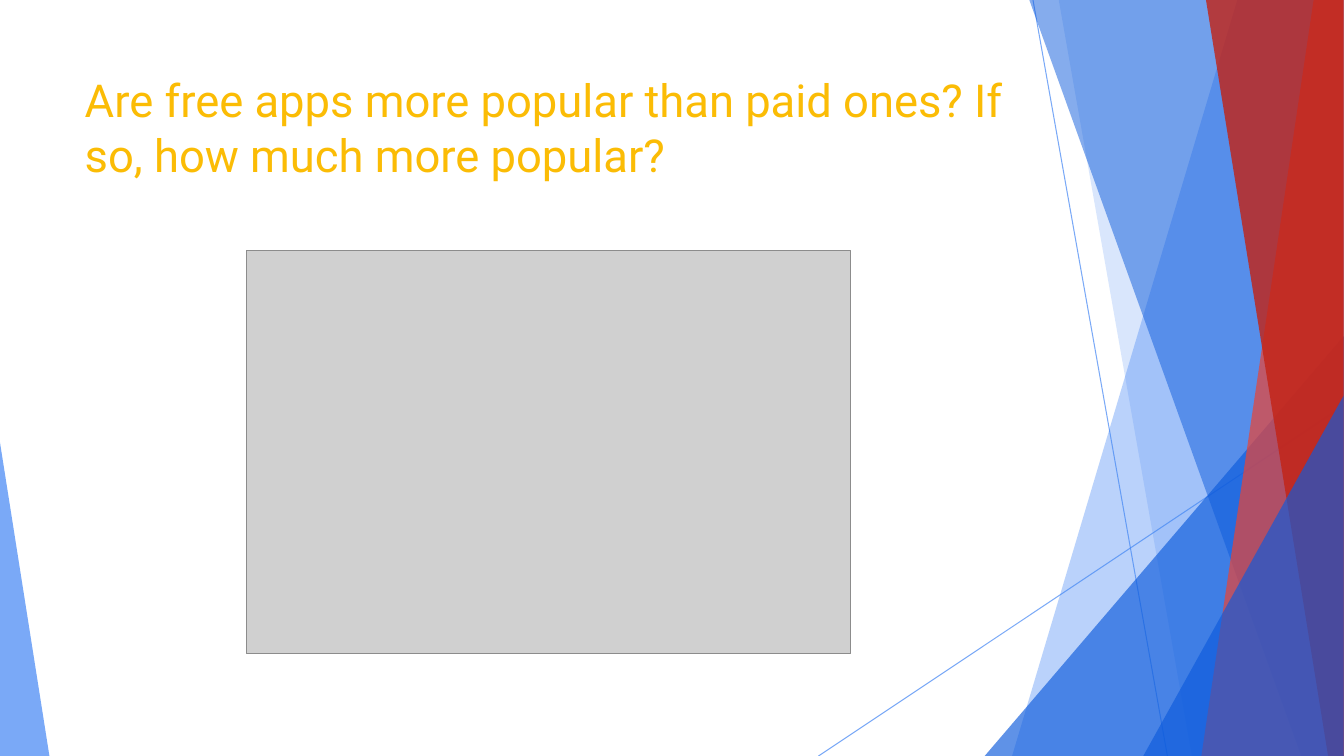
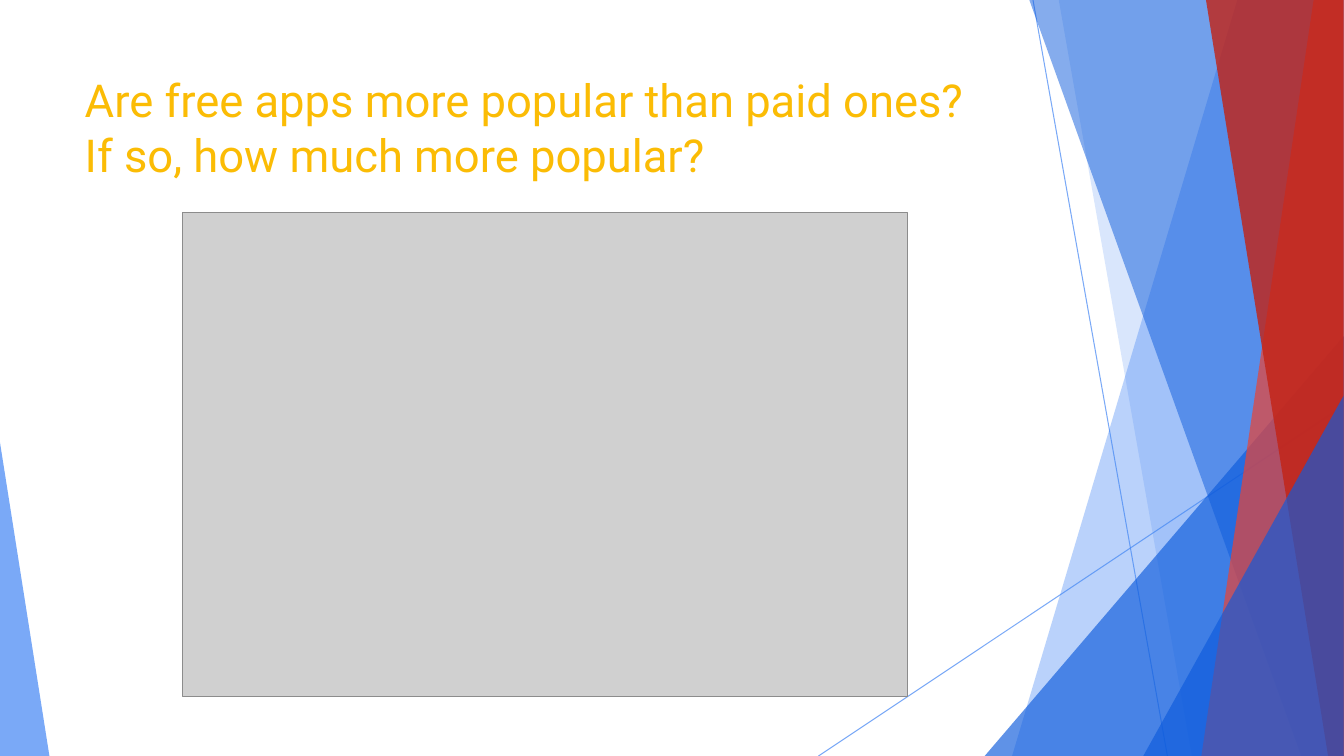
Before and after one commit to KylePeterson623/Project1, a slide deck: slide 8 of Google Play™ Store Analysis.pptx (slide 7 before the commit). Drawn at 1344x756 pixels with LibreOffice and Linux fonts; fonts in the diff are those of the drawing; grey boxes stand for pictures. Boxes give left, top, right and bottom in pixels: in the first picture for what was removed or moved away, otherwise in the second. Text is boxed around its words. In the diff, an @@ line names an element or a change of style, - is before the commit and + after.

```diff
--- a/Google Play™ Store Analysis.pptx
+++ b/Google Play™ Store Analysis.pptx
@@ title "Are free apps more popular ..." rewrapped from [85,82,1002,182] to [85,82,963,182] @@
@@ picture: place and size @@
-picture at [246,250,851,653]
+picture at [182,213,908,697]
```
Also in this commit, not shown: 8 other slides changed, 11 slides added, 1 slide removed, 12 other files.
